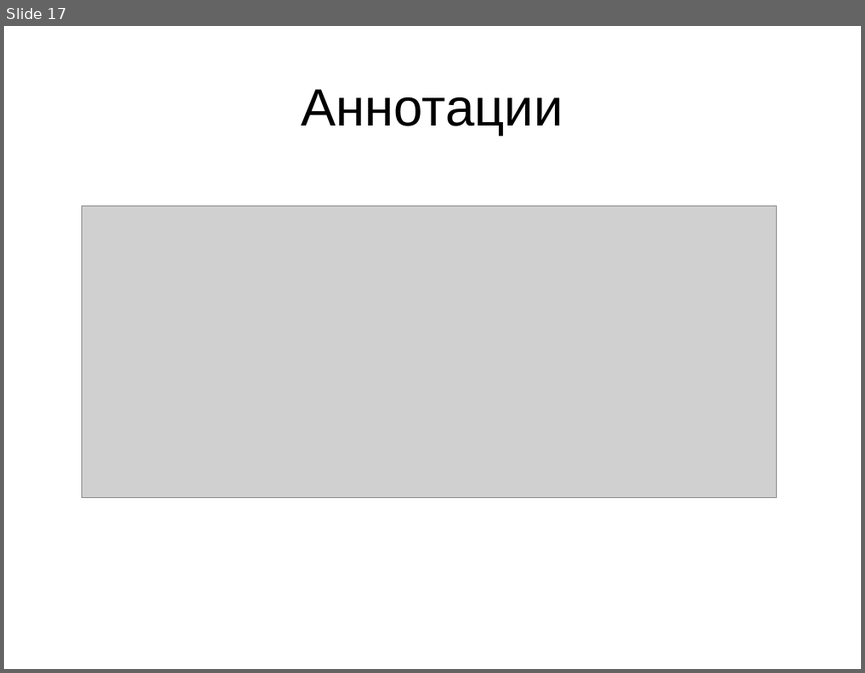
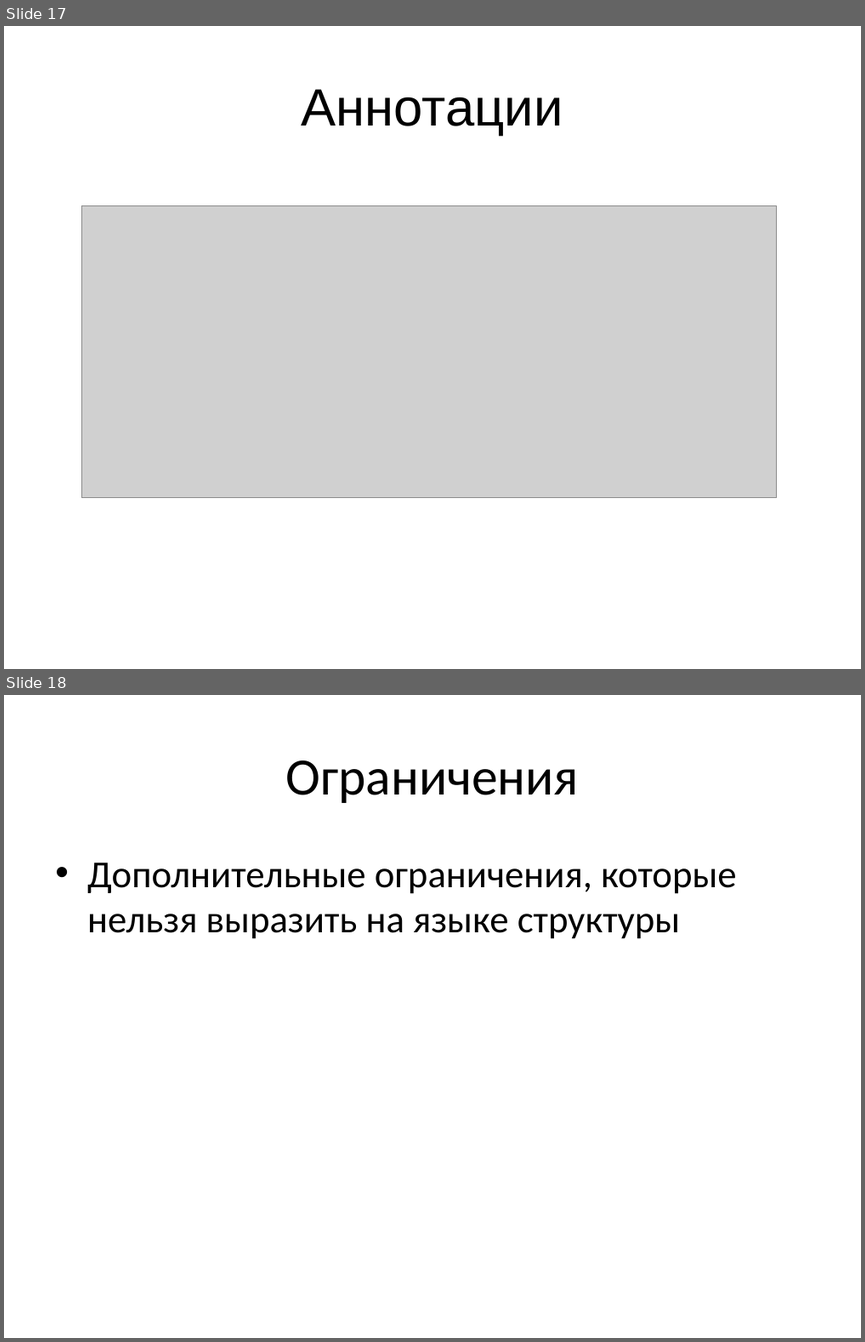
Before and after one commit to mazine/umk, a slide deck: presentations/mps-structure.ppt. Shown one above the other, each under a label of ours: slide 17 before the commit, slides 17 and 18 after it. The pictures are 865x673 and 865x1342 pixels, drawn with LibreOffice and Linux fonts; fonts in the diff are those of the drawing; grey boxes stand for pictures. Boxes give left, top, right and bottom in pixels: in the first picture for what was removed or moved away, otherwise in the second. Text is boxed around its words. In the diff, an @@ line names an element or a change of style, - is before the commit and + after.

```diff
--- a/presentations/mps-structure.ppt
+++ b/presentations/mps-structure.ppt
@@ slide 18 added at (x1=4, y1=695, x2=861, y2=1338), background #FFFFFF @@
@@ title added at (x1=285, y1=760, x2=579, y2=803), 44 pt, text #000000 @@
+Ограничения
@@ text added at (x1=87, y1=862, x2=737, y2=939), 32 pt, text #000000 @@
+• Дополнительные ограничения, которые нельзя выразить на языке структуры
```
Also in this commit, not shown: 10 other slides added.
